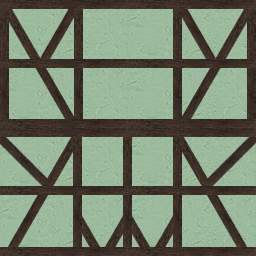
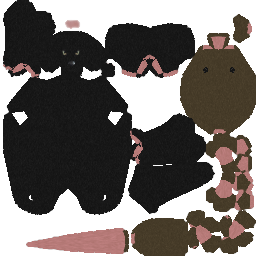
Comparing the layer stacks of the two 256px x 256px images. Changes:
added layer "Ebene 6" above "Ebene 5 Kopie" over [67, 61, 75, 66]
added layer "Ebene 5 Kopie" above "Ebene 5" over [60, 48, 69, 57]
added layer "Ebene 5" above "Cat Rat" over [72, 48, 81, 57]
added layer "Ebene 7" above "Animals_Color" over [63, 18, 235, 73]
added layer "Animals_Color" above "Flowers SlowTrap" over [3, 0, 256, 256]
hid group "Painted_Plaster Scaffold" (38 layers) over [0, 0, 256, 256]